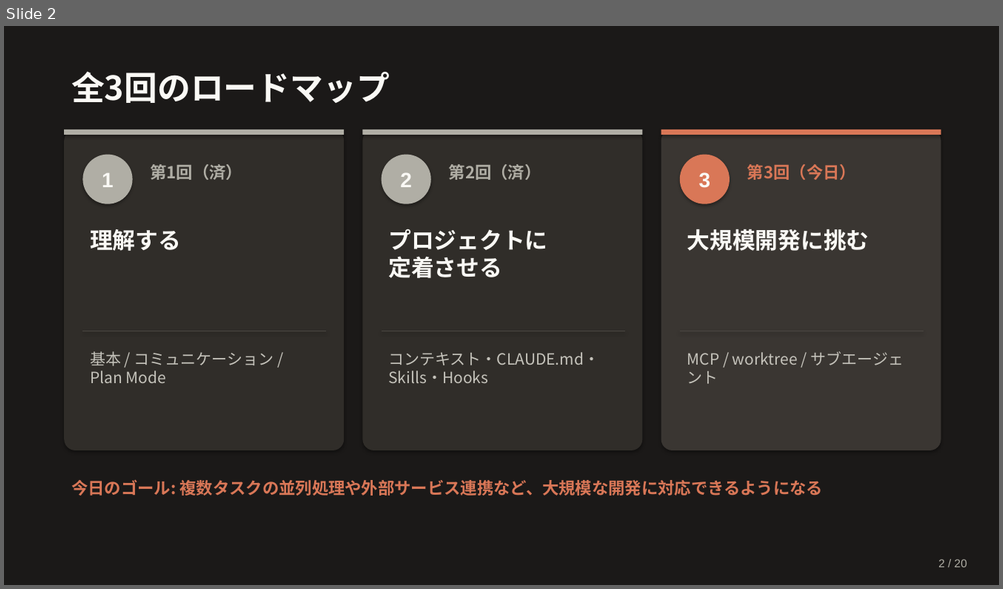
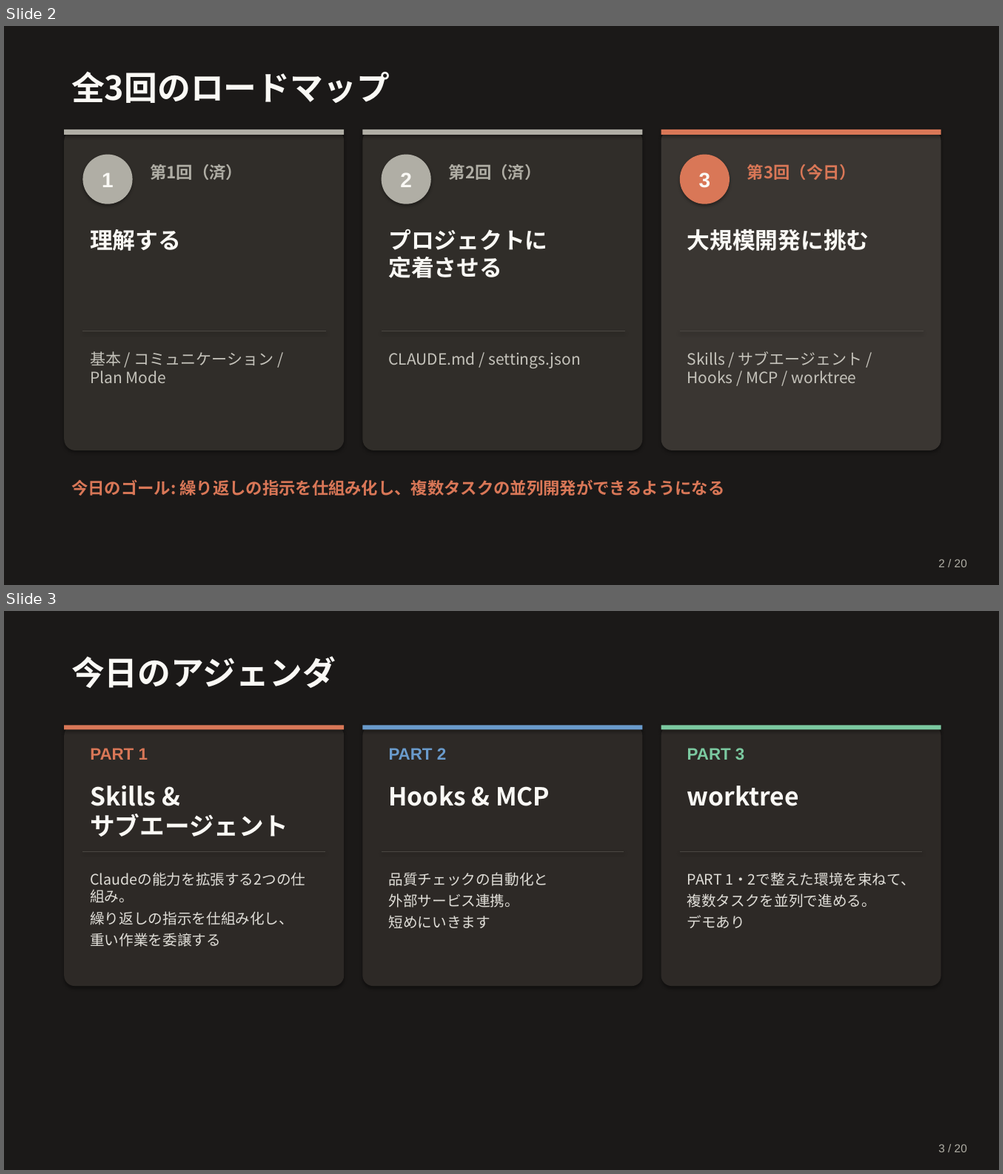
Before and after one commit to Ischca/zenn, a slide deck: slides/Claude_session3.pptx. Shown one above the other, each under a label of ours: slide 2 before the commit, slides 2 and 3 after it. The pictures are 1003x589 and 1003x1174 pixels, drawn with LibreOffice and Linux fonts; fonts in the diff are those of the drawing. Boxes give left, top, right and bottom in pixels: in the first picture for what was removed or moved away, otherwise in the second. Text is boxed around its words. In the diff, an @@ line names an element or a change of style, - is before the commit and + after.

```diff
--- a/slides/Claude_session3.pptx
+++ b/slides/Claude_session3.pptx
@@ slide 3 added at (4,611,999,1170), background #1B1918 @@
@@ text added at (71,656,336,688), 32 pt, text #FAF9F5, bold @@
+今日のアジェンダ
@@ rounded rectangle added at (65,725,344,986), fill #2D2926 @@
@@ rectangle added at (65,725,344,729), fill #D97757 @@
@@ rounded rectangle added at (363,725,643,986), fill #2D2926 @@
@@ rectangle added at (363,725,643,729), fill #6A9BCC @@
@@ rounded rectangle added at (661,725,941,986), fill #2D2926 @@
@@ rectangle added at (661,725,941,729), fill #7BC9A0 @@
@@ text added at (90,748,148,760), 16 pt, text #D97757, bold @@
+PART 1
@@ text added at (389,748,446,760), 16 pt, text #6A9BCC, bold @@
+PART 2
@@ text added at (687,748,744,760), 16 pt, text #7BC9A0, bold @@
+PART 3
@@ text added at (90,785,288,837), 24 pt, text #FAF9F5, bold @@
+Skills &
+サブエージェント
@@ text added at (389,786,549,806), 24 pt, text #FAF9F5, bold @@
+Hooks & MCP
@@ text added at (687,786,799,806), 24 pt, text #FAF9F5, bold @@
+worktree
@@ line added from (83, 852) to (326, 852), #4A4742 0.75 pt @@
@@ line added from (381, 852) to (624, 852), #4A4742 0.75 pt @@
@@ line added from (680, 852) to (922, 852), #4A4742 0.75 pt @@
@@ text added at (389,872,549,928), 14 pt, text #E0DED8 @@
+品質チェックの自動化と
+外部サービス連携。
+短めにいきます
@@ text added at (687,872,915,928), 14 pt, text #E0DED8 @@
+PART 1・2で整えた環境を束ねて、
+複数タスクを並列で進める。
+デモあり
@@ text added at (90,890,293,947), 14 pt, text #E0DED8 @@
+Claudeの能力を拡張する2つの仕組み。
+繰り返しの指示を仕組み化し、
+重い作業を委譲する
@@ text added at (938,1145,967,1153), 11 pt, text #B0AEA5 @@
+3 / 20
@@ slide 2 changed as well @@
@@ text at (388,352,580,369): text changed @@
-コンテキスト・CLAUDE.md・
-Skills・Hooks
+CLAUDE.md / settings.json
@@ text at (687,352,862,383): text changed @@
-MCP / worktree / サブエージェント
+Skills / サブエージェント /
+Hooks / MCP / worktree
@@ text at (71,480,725,496): text changed @@
-今日のゴール: 複数タスクの並列処理や外部サービス連携など、大規模な開発に対応できるようになる
+今日のゴール: 繰り返しの指示を仕組み化し、複数タスクの並列開発ができるようになる
```
Also in this commit, not shown: 11 other slides changed, 7 other slides added, 8 slides removed, 1 other file.
